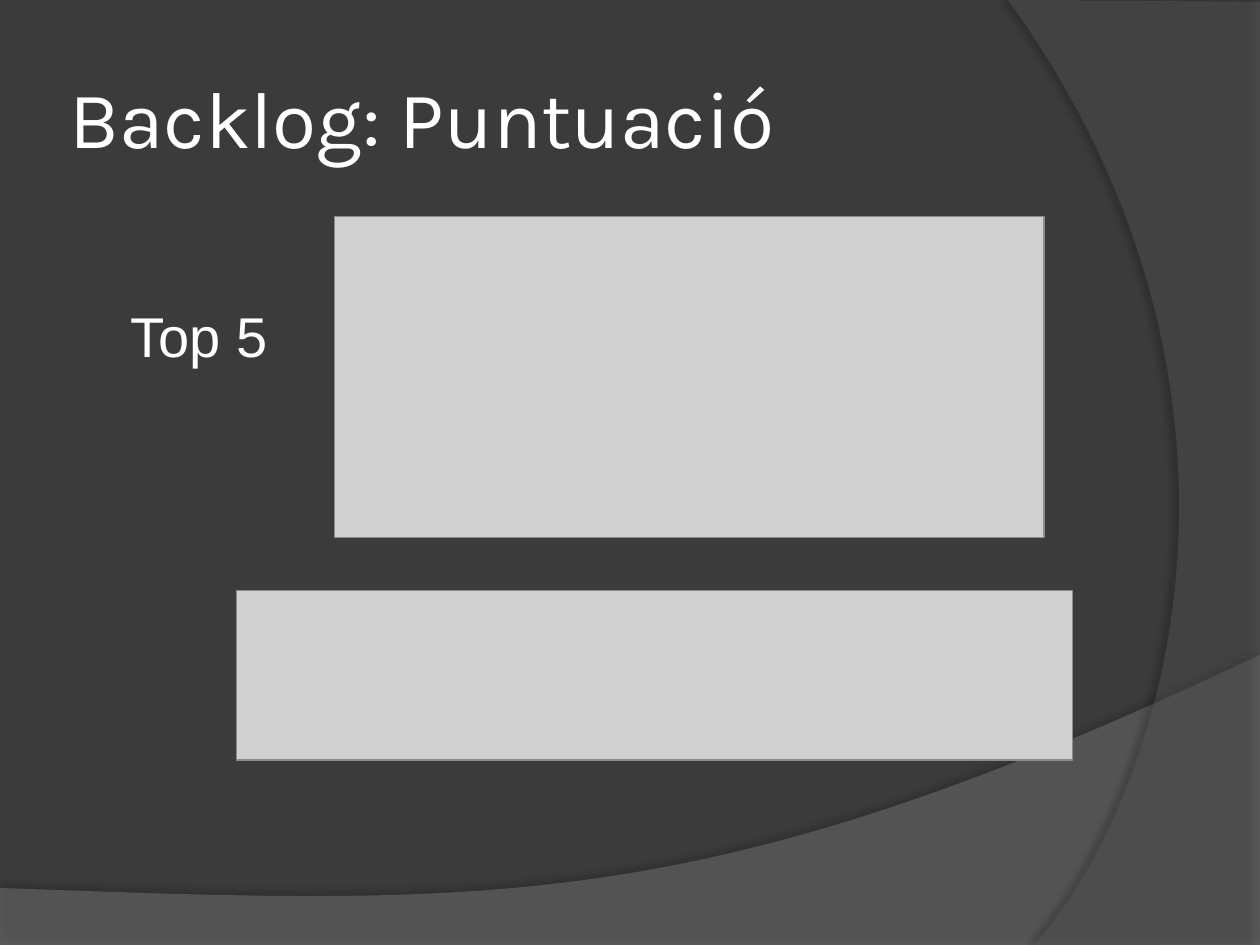
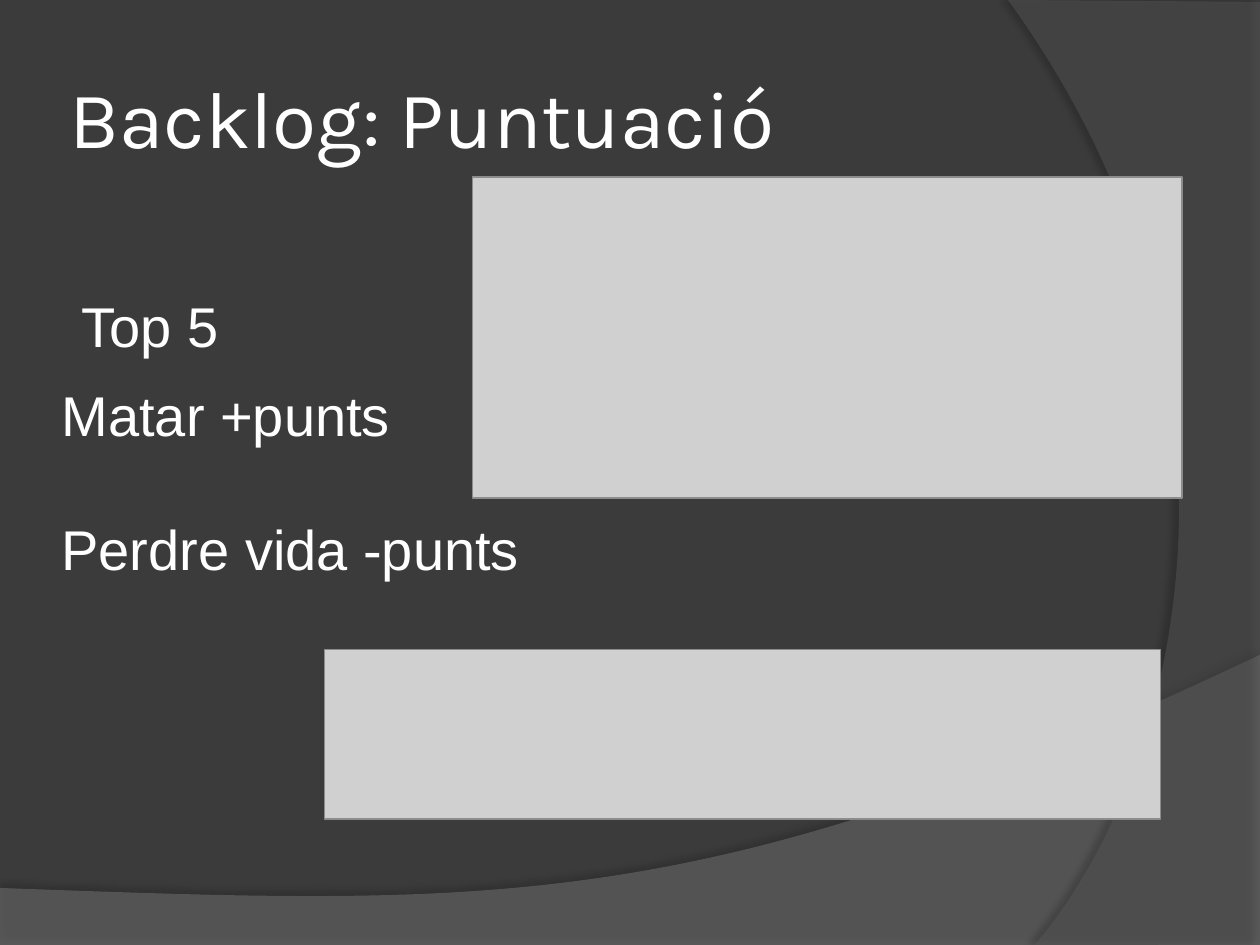
Before and after one commit to OriolGarciaFores/Projecte_Storm_Bullets, a slide deck: slide 6 of M013_UF1_Prototip_2_Oriol_Garcia/Prototip 2.pptx. Drawn at 1260x945 pixels with LibreOffice and Linux fonts; fonts in the diff are those of the drawing; grey boxes stand for pictures. Boxes give left, top, right and bottom in pixels: in the first picture for what was removed or moved away, otherwise in the second. Text is boxed around its words. In the diff, an @@ line names an element or a change of style, - is before the commit and + after.

```diff
--- a/M013_UF1_Prototip_2_Oriol_Garcia/Prototip 2.pptx
+++ b/M013_UF1_Prototip_2_Oriol_Garcia/Prototip 2.pptx
@@ picture: place and size @@
-picture at <box>335,217,1045,538</box>
+picture at <box>472,178,1182,499</box>
@@ text "Top 5": place and size @@
-text "Top 5" at <box>130,318,267,368</box>
+text "Top 5" at <box>81,308,218,358</box>
@@ text added at <box>62,397,519,581</box>, 32 pt, text #FFFFFF @@
+Matar +punts
+Perdre vida -punts
@@ picture: place and size @@
-picture at <box>236,591,1072,760</box>
+picture at <box>325,650,1162,819</box>
```
Also in this commit, not shown: 2 other slides changed, 2 other files.
